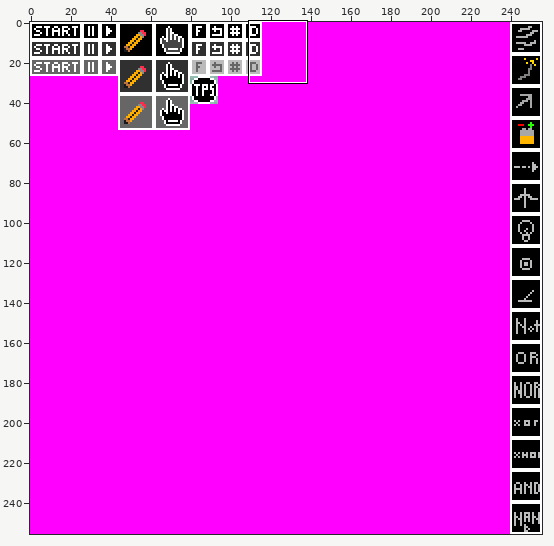
Sprite sheet: CircuitGrid/res/images/gui_texture.png. Above: a wide view before the commit, with the close-up outlined.
Close-up. Old version:
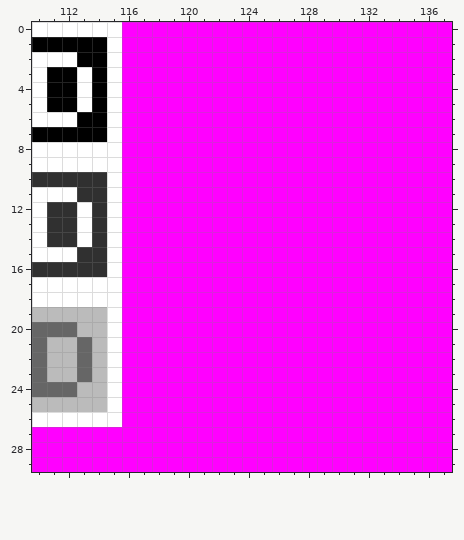
The file is 256x256 pixels. Colours within 5 levels of each other are drawn and written as one. Shown: x 110..137, y 0..29.
The same view after the edit:
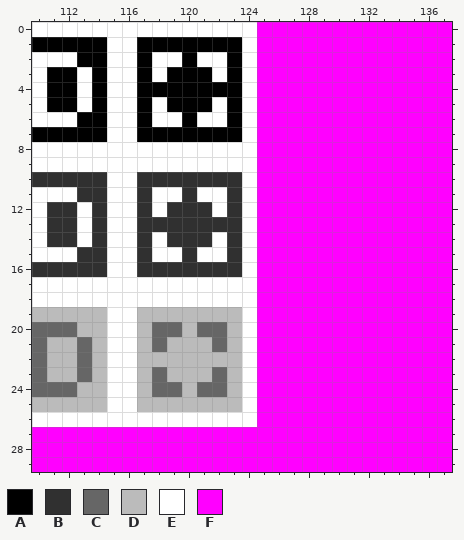
Palette (. is transparent): A #000000  B #303030  C #666666  D #bbbbbb  E #ffffff  F #ff00ff
The edit:
y 0: x 116..124 FFFFFFFFF -> EEEEEEEEE
y 1: x 116..124 FFFFFFFFF -> EAAAAAAAE
y 2: x 116..124 FFFFFFFFF -> EAEEAEEAE
y 3: x 116..124 FFFFFFFFF -> EAEAAAEAE
y 4: x 116..124 FFFFFFFFF -> EAAAAAAAE
y 5: x 116..124 FFFFFFFFF -> EAEAAAEAE
y 6: x 116..124 FFFFFFFFF -> EAEEAEEAE
y 7: x 116..124 FFFFFFFFF -> EAAAAAAAE
y 8..9: x 116..124 FFFFFFFFF -> EEEEEEEEE
y 10: x 116..124 FFFFFFFFF -> EBBBBBBBE
y 11: x 116..124 FFFFFFFFF -> EBEEBEEBE
y 12: x 116..124 FFFFFFFFF -> EBEBBBEBE
y 13: x 116..124 FFFFFFFFF -> EBBBBBBBE
y 14: x 116..124 FFFFFFFFF -> EBEBBBEBE
y 15: x 116..124 FFFFFFFFF -> EBEEBEEBE
y 16: x 116..124 FFFFFFFFF -> EBBBBBBBE
y 17..18: x 116..124 FFFFFFFFF -> EEEEEEEEE
y 19: x 116..124 FFFFFFFFF -> EDDDDDDDE
y 20: x 116..124 FFFFFFFFF -> EDCCDCCDE
y 21: x 116..124 FFFFFFFFF -> EDCDDDCDE
y 22: x 116..124 FFFFFFFFF -> EDDDDDDDE
y 23: x 116..124 FFFFFFFFF -> EDCDDDCDE
y 24: x 116..124 FFFFFFFFF -> EDCCDCCDE
y 25: x 116..124 FFFFFFFFF -> EDDDDDDDE
y 26: x 116..124 FFFFFFFFF -> EEEEEEEEE
Changed places in both close-ups, as pixel boxes (x1, y1, x2, y2):
changed: (122, 22, 257, 427)
